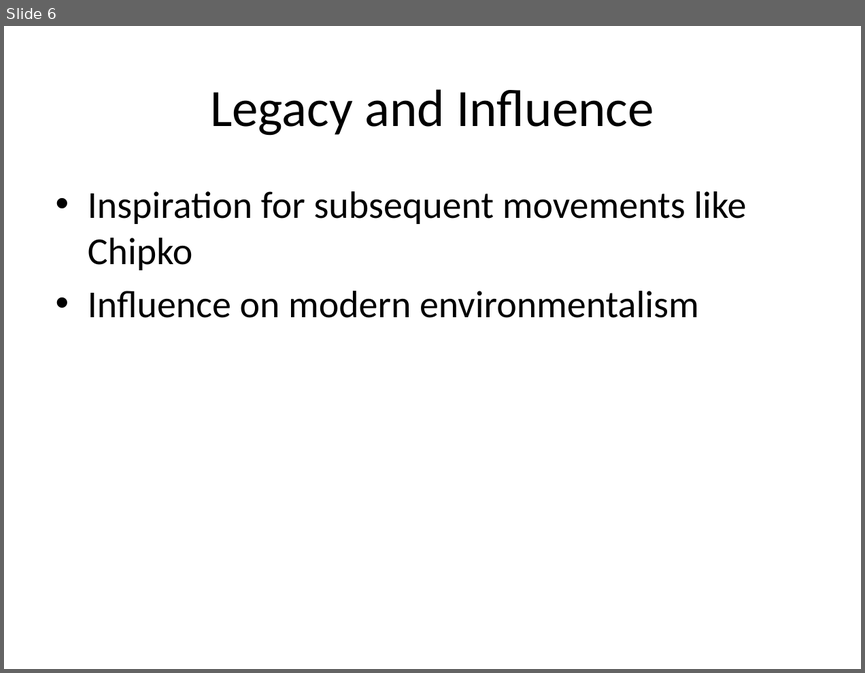
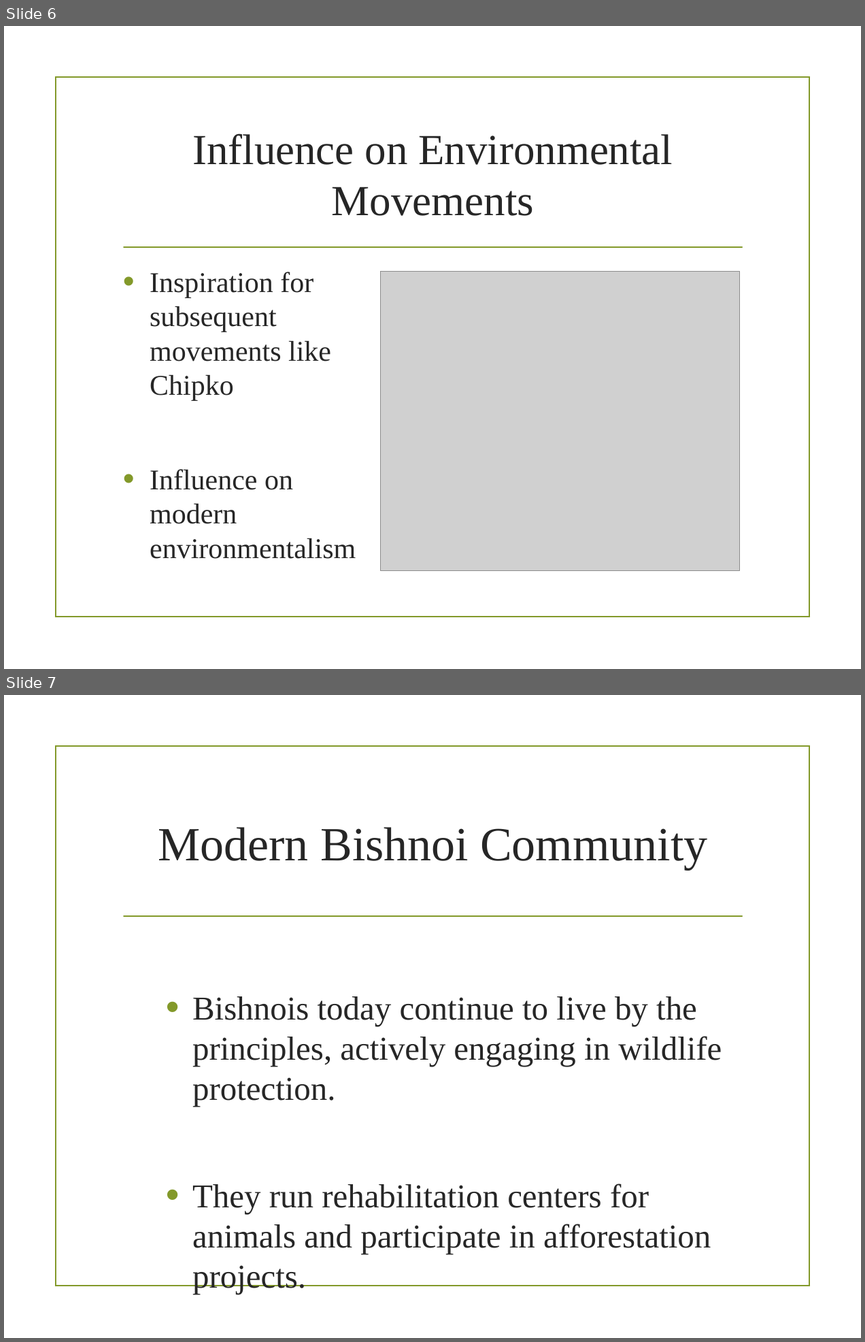
Before and after one commit to imvickykumar999/Visual-Basic-Analysis-PowerPoint, a slide deck: chatgpt4/Bishnoi_Movement_Presentation.pptx. Shown one above the other, each under a label of ours: slide 6 before the commit, slides 6 and 7 after it. The pictures are 865x673 and 865x1342 pixels, drawn with LibreOffice and Linux fonts; fonts in the diff are those of the drawing; grey boxes stand for pictures; background and template pictures are left out. Boxes give left, top, right and bottom in pixels: in the first picture for what was removed or moved away, otherwise in the second. Text is boxed around its words. In the diff, an @@ line names an element or a change of style, - is before the commit and + after.

```diff
--- a/chatgpt4/Bishnoi_Movement_Presentation.pptx
+++ b/chatgpt4/Bishnoi_Movement_Presentation.pptx
@@ slide 7 added at (x1=4, y1=695, x2=861, y2=1338), background picture (left out); not listed: 2 template elements that a slide beside it also shows @@
@@ title added at (x1=158, y1=827, x2=707, y2=870), 40 pt, text #262626 @@
+Modern Bishnoi Community
@@ text added at (x1=192, y1=996, x2=721, y2=1254), 28 pt, text #262626 @@
+  • Bishnois today continue to live by the principles, actively engaging in wildlife protection.
+  • They run rehabilitation centers for animals and participate in afforestation projects.
@@ slide 6 changed as well @@
@@ rectangle added at (x1=56, y1=76, x2=809, y2=616), outline #83992A 1.25 pt @@
@@ title at (x1=192, y1=133, x2=672, y2=216): text changed; size 44 to 36 pt; font Calibri to Times New Roman; text colour #000000 to #262626 @@
-Legacy and Influence
+Influence on Environmental Movements
@@ line added from (124, 247) to (742, 247), #83992A 1.25 pt @@
@@ text "Inspiration for subsequent movements like ..." moved from (x1=88, y1=191, x2=746, y2=318) to (x1=150, y1=271, x2=356, y2=558) @@
@@ text "Inspiration for subsequent movements like ..." at (x1=150, y1=271, x2=356, y2=558): size 32 to 24 pt, font Calibri to Times New Roman, text colour #000000 to #262626; indent changed; more space between paragraphs @@
@@ picture added at (x1=381, y1=271, x2=740, y2=571) @@
```
Also in this commit, not shown: 5 other slides changed, 3 other slides added, 4 slides removed.
